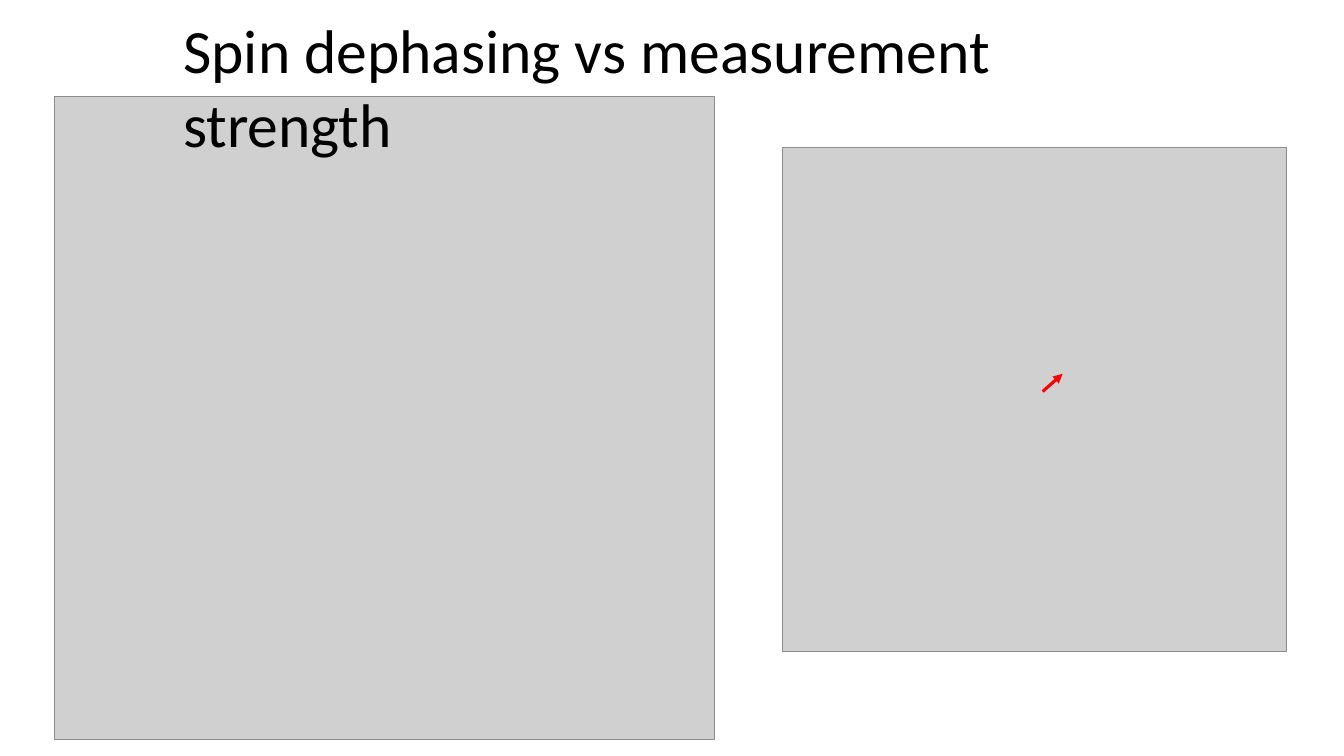
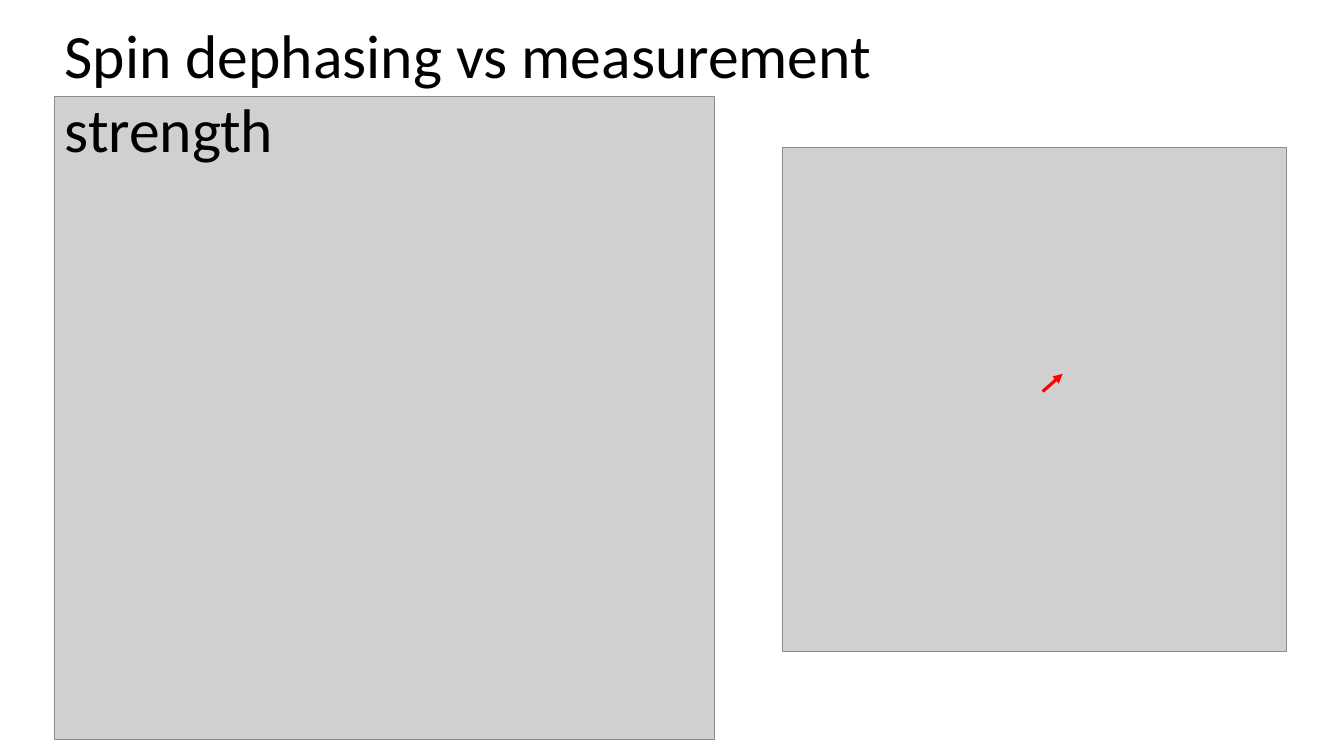
Before and after one commit to kgilmo/amplitude_sensing_paper, a slide deck: slide 5 of amplitude_sensing_penning.pptx. Drawn at 1344x756 pixels with LibreOffice and Linux fonts; fonts in the diff are those of the drawing; grey boxes stand for pictures. Boxes give left, top, right and bottom in pixels: in the first picture for what was removed or moved away, otherwise in the second. Text is boxed around its words. In the diff, an @@ line names an element or a change of style, - is before the commit and + after.

```diff
--- a/amplitude_sensing_penning.pptx
+++ b/amplitude_sensing_penning.pptx
@@ text "Spin dephasing vs measurement strength": place and size @@
-text "Spin dephasing vs measurement strength" at bbox=[183, 30, 989, 158]
+text "Spin dephasing vs measurement strength" at bbox=[65, 35, 871, 163]
```
Also in this commit, not shown: 5 other slides changed.
